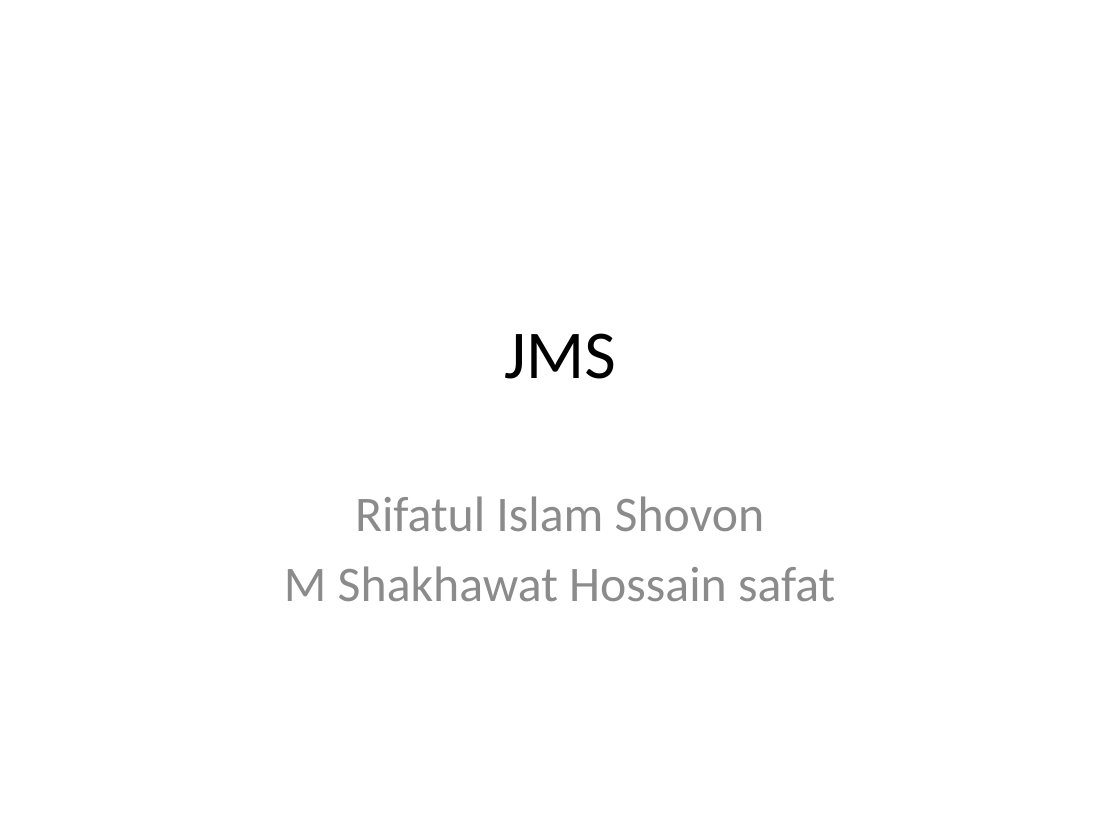
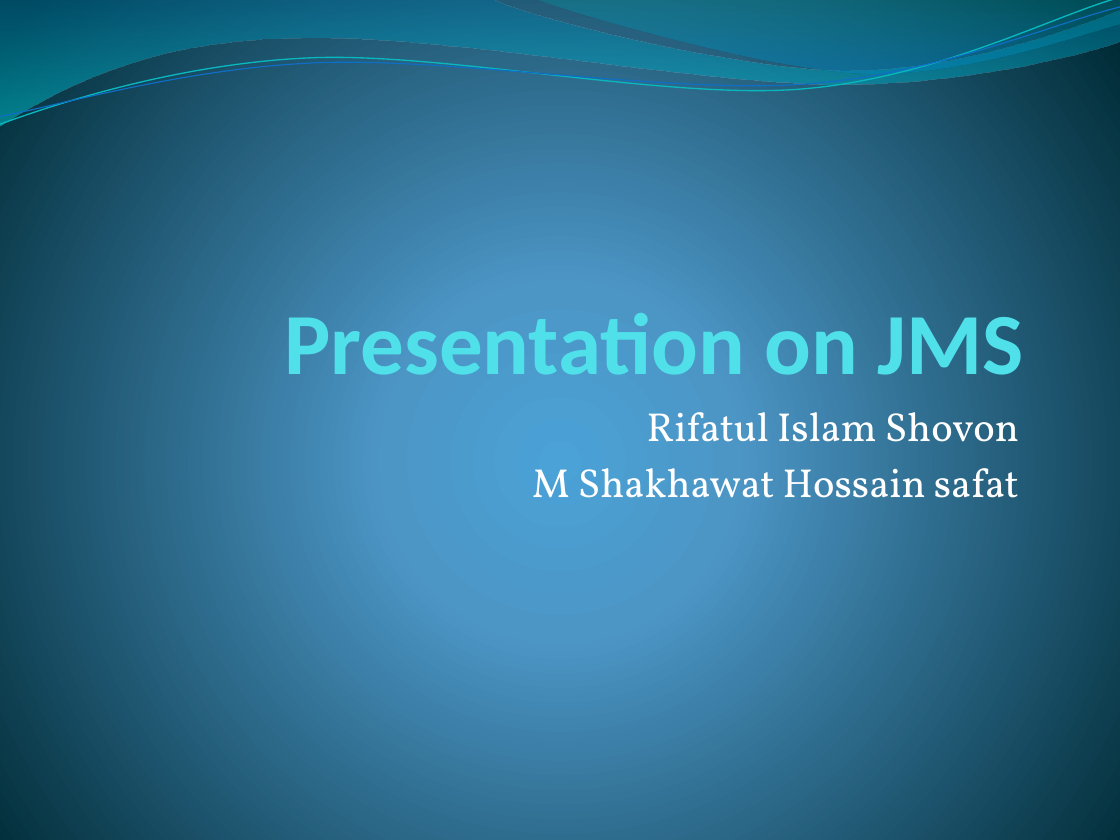
Before and after one commit to shovonis/presentation, a slide deck: slide 1 of jms.pptx. Drawn at 1120x840 pixels with LibreOffice and Linux fonts; fonts in the diff are those of the drawing. Boxes give left, top, right and bottom in pixels: in the first picture for what was removed or moved away, otherwise in the second. Text is boxed around its words. In the diff, an @@ line names an element or a change of style, - is before the commit and + after.

Commit message:
theme changed

```diff
--- a/jms.pptx
+++ b/jms.pptx
@@ background #FFFFFF to gradient #4AA0D6 to #4C98C7 to #002C38 @@
@@ freeform shape added at (x1=0, y1=0, x2=1120, y2=127), fill gradient #0074A1 to #00C6CF @@
@@ freeform shape added at (x1=0, y1=0, x2=1120, y2=131), outline #0AB8BF 0.85 pt @@
@@ freeform shape added at (x1=0, y1=7, x2=1120, y2=125), outline #0F6FC6 0.75 pt @@
@@ freeform shape added at (x1=536, y1=0, x2=1120, y2=77), fill gradient #00A1A9 to #008BBF @@
@@ title "Presentation on JMS" at (x1=284, y1=302, x2=1024, y2=375): vertical alignment middle to bottom @@
@@ title at (x1=284, y1=302, x2=1024, y2=375): text changed; size 44 to 56 pt; text colour #000000 to #51E0EA; bold on @@
-JMS
+Presentation on JMS
@@ subtitle "Rifatul Islam Shovon" moved from (x1=284, y1=496, x2=835, y2=601) to (x1=532, y1=412, x2=1019, y2=498) @@
@@ subtitle "Rifatul Islam Shovon" at (x1=532, y1=412, x2=1019, y2=498): size 32 to 26 pt, font Calibri to Vollkorn, text colour #8C8C8C to #FFFFFF; alignment centre to right; less space between paragraphs @@
```
Also in this commit, not shown: 1 slide added.
